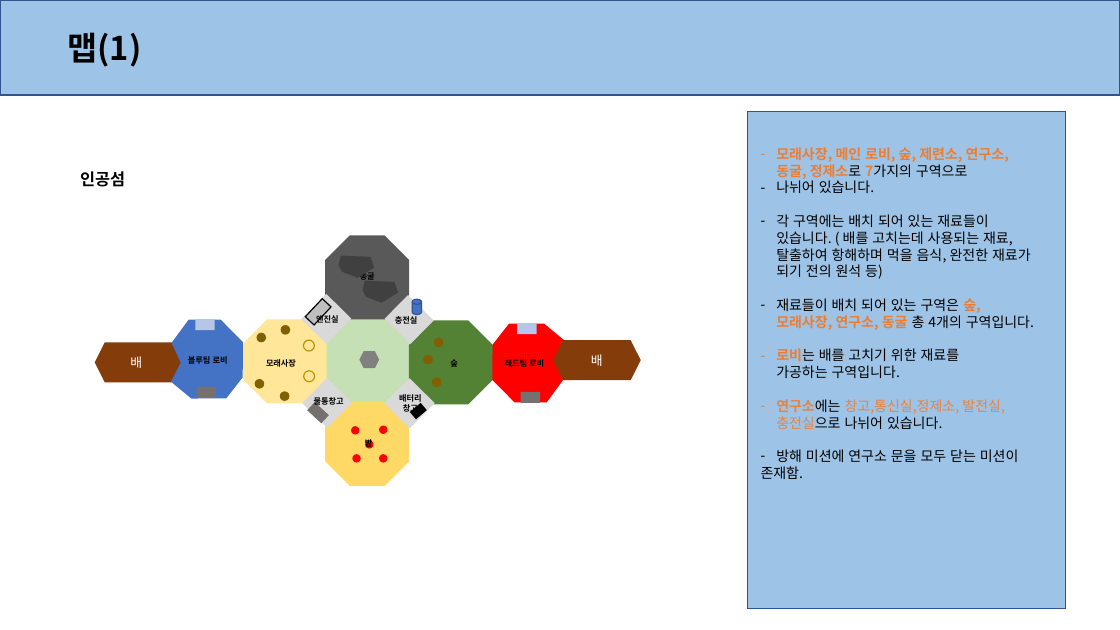
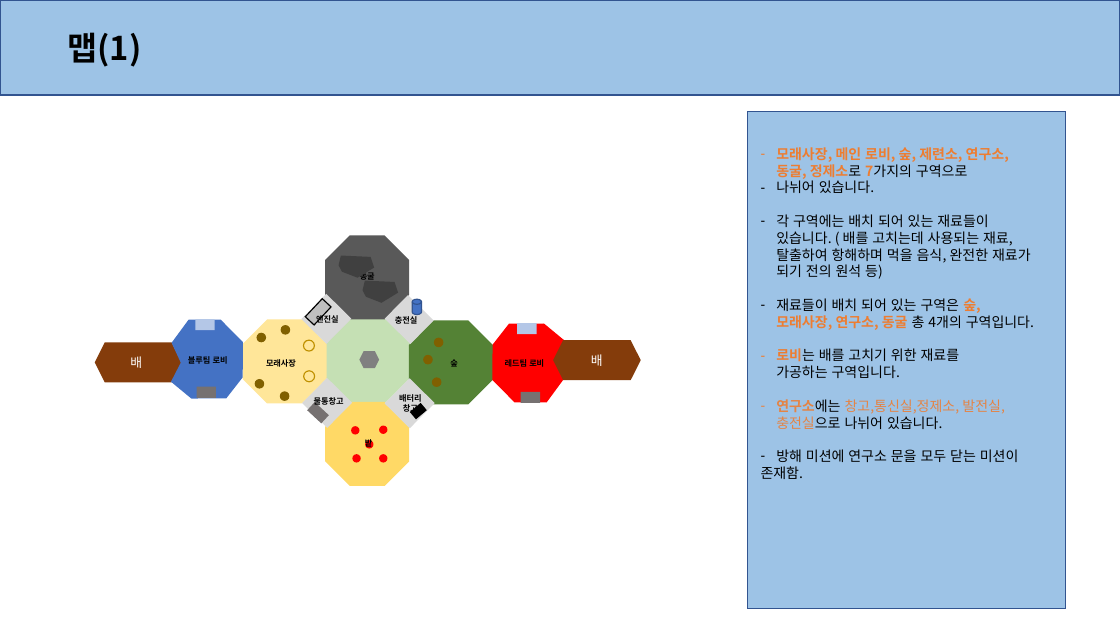
Before and after one commit to anglik0370/EscapeIsland, a slide deck: slide 2 of _Prototype/Document/Map/맵.pptx. Drawn at 1120x630 pixels with LibreOffice and Linux fonts; fonts in the diff are those of the drawing; background and template pictures are left out. Boxes give left, top, right and bottom in pixels: in the first picture for what was removed or moved away, otherwise in the second. Text is boxed around its words. In the diff, an @@ line names an element or a change of style, - is before the commit and + after.

```diff
--- a/_Prototype/Document/Map/맵.pptx
+++ b/_Prototype/Document/Map/맵.pptx
@@ text removed at (80,171,125,187) @@
-인공섬
```
Also in this commit, not shown: 1 slide added.
